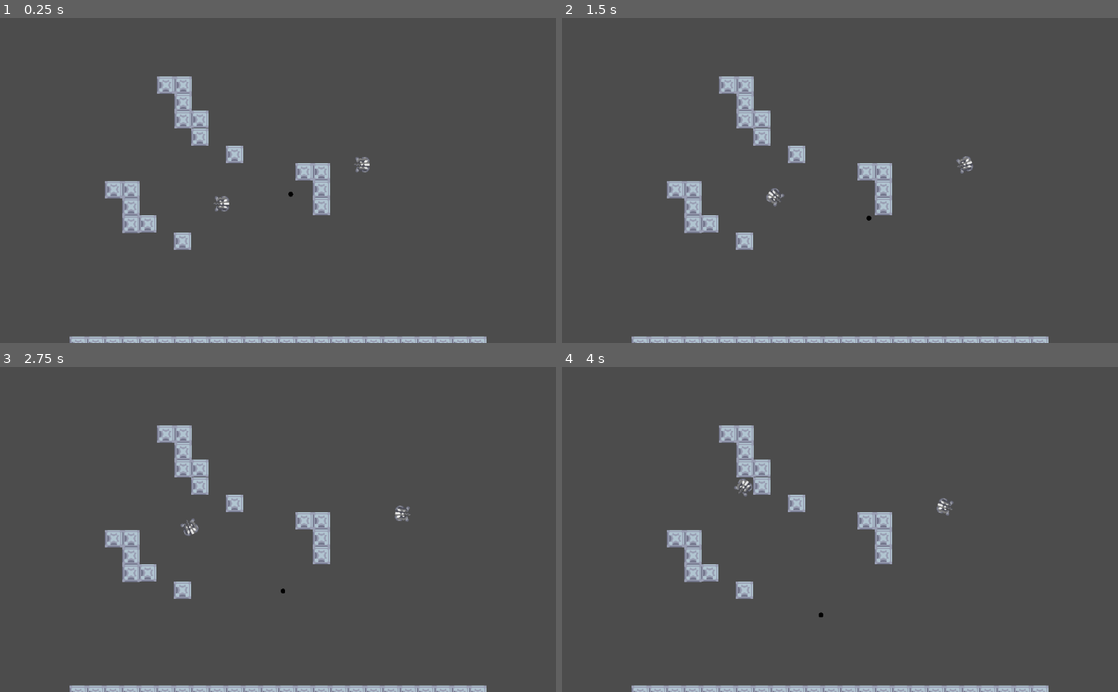
Above: before the commit, frames 1-4 (two rows, left to right).
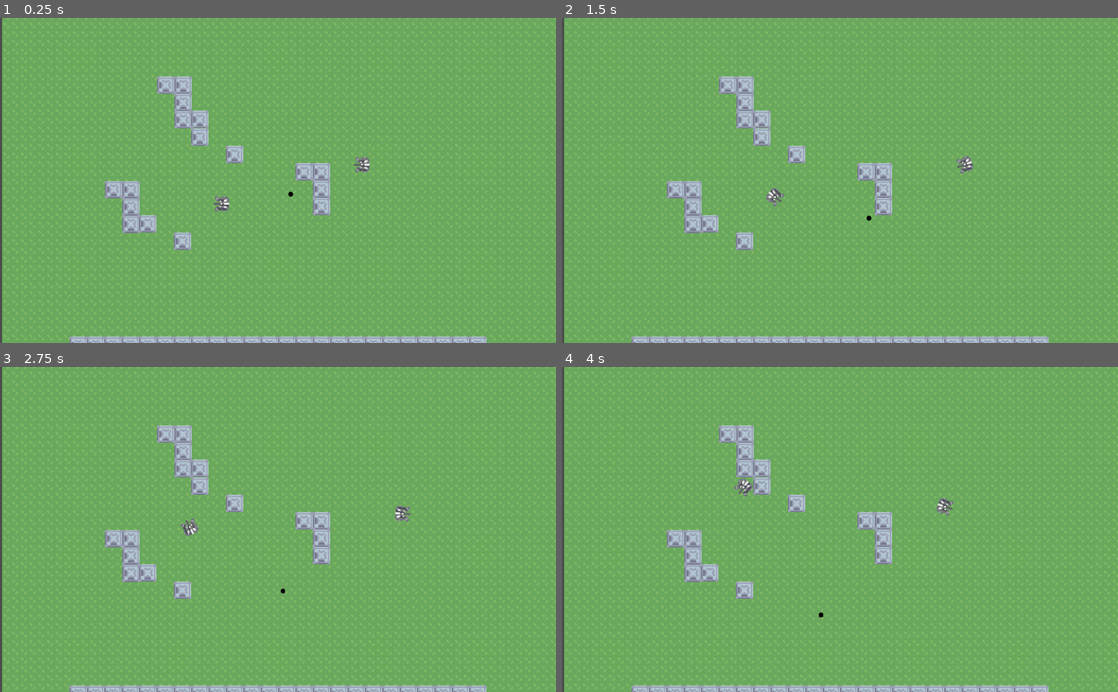
Above: after the commit, the same moments.

Repository: AsgerHB/godot-tank-battle
Game: Godot game, scene res://World.tscn
Two runs of this game, one before a commit and one after it. Both use one fixed random seed, a clock stepped at 60 frames per second and the inputs below.
Inputs:
- Up to frame 1 (0.25 s): no input
- Up to frame 2 (1.5 s): tap Enter at 0.5 s; hold Right (ui_right) 0.53-1.28 s; hold S (down2) 0.53-1.28 s; tap Space (ui_select) at 0.77 s; hold Down (ui_down) from 1.28 s (still down); tap A (left2) at 1.35 s
- Up to frame 3 (2.75 s): tap Space (ui_select) at 1.52 s; release Down (ui_down) at 2.03 s; hold Right (ui_right) from 2.03 s (still down); hold D (right2) from 2.03 s (still down)
- Up to frame 4 (4 s): release Right (ui_right) at 2.78 s; release D (right2) at 2.78 s; hold Up (ui_up) 2.78-3.53 s; tap W (up2) at 2.85 s; tap Space (ui_select) at 3.02, 3.77 s; hold Left (ui_left) from 3.53 s (still down); hold S (down2) from 3.53 s (still down)

The runs differ from the first frame. In frame 1, 95% of the frame differs, in the area x 0-100%, y 0-100%; in frame 2, 95%; in frame 3, 95%; in frame 4, 95%.

Commit message:
Background

Diff:
--- a/Godot Tank Battle/Scenes/Bullet.tscn
+++ b/Godot Tank Battle/Scenes/Bullet.tscn
@@ -7,7 +7,6 @@
 radius = 2.29943
 
 [node name="Bullet" type="KinematicBody2D"]
-position = Vector2( 220, 220 )
 scale = Vector2( 3, 3 )
 script = ExtResource( 2 )
 
--- a/Godot Tank Battle/World.tscn
+++ b/Godot Tank Battle/World.tscn
@@ -1,14 +1,26 @@
-[gd_scene load_steps=4 format=2]
+[gd_scene load_steps=5 format=2]
 
 [ext_resource path="res://Tank.tscn" type="PackedScene" id=1]
 [ext_resource path="res://Scenes/Bullet.tscn" type="PackedScene" id=2]
 [ext_resource path="res://Scenes/Scrap wall.tscn" type="PackedScene" id=3]
+[ext_resource path="res://Assets/sprites/blocks/environment/grass3.png" type="Texture" id=4]
 
 [node name="Node2D" type="Node2D"]
 
 [node name="Camera2D" type="Camera2D" parent="."]
 current = true
 zoom = Vector2( 2, 2 )
+
+[node name="TextureRect" type="TextureRect" parent="."]
+margin_left = -1016.0
+margin_top = -624.0
+margin_right = 1024.0
+margin_bottom = 608.0
+texture = ExtResource( 4 )
+stretch_mode = 2
+__meta__ = {
+"_edit_use_anchors_": false
+}
 
 [node name="Tank" parent="." instance=ExtResource( 1 )]
 position = Vector2( -208.57, 86.1368 )
